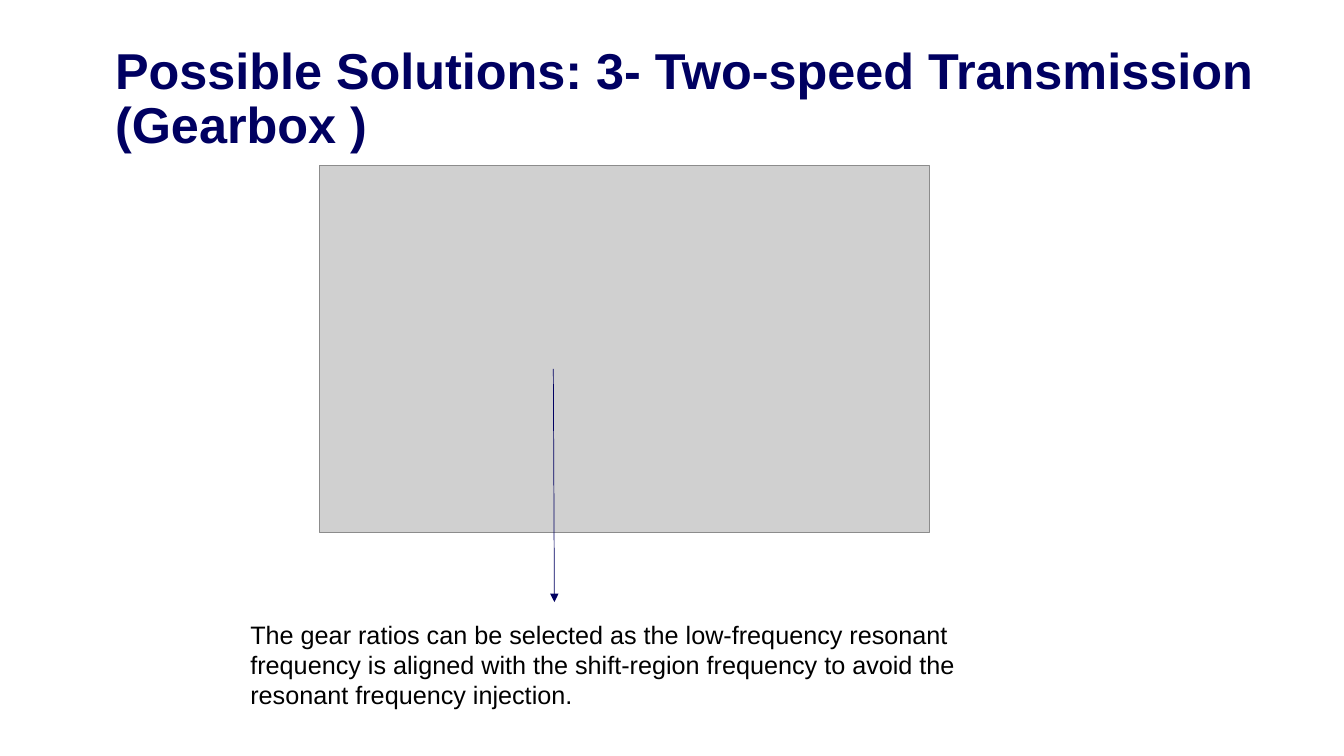
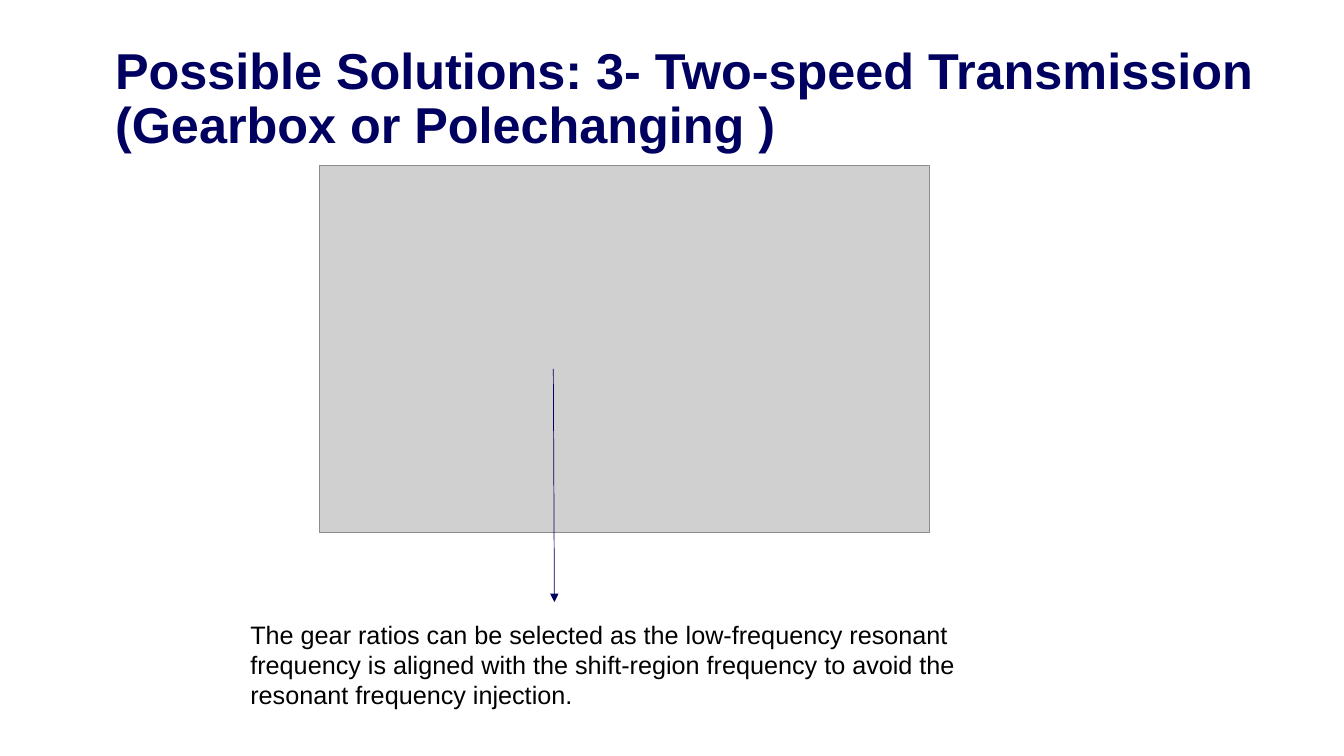
Before and after one commit to EnesAyaz/KTH, a slide deck: slide 16 of Weekly-Reports/HarmonicModellingInverter-Scania-2024.12.17.pptx. Drawn at 1344x756 pixels with LibreOffice and Linux fonts; fonts in the diff are those of the drawing; grey boxes stand for pictures; background and template pictures are left out. Boxes give left, top, right and bottom in pixels: in the first picture for what was removed or moved away, otherwise in the second. Text is boxed around its words. In the diff, an @@ line names an element or a change of style, - is before the commit and + after.

```diff
--- a/Weekly-Reports/HarmonicModellingInverter-Scania-2024.12.17.pptx
+++ b/Weekly-Reports/HarmonicModellingInverter-Scania-2024.12.17.pptx
@@ title at bbox=[115, 52, 1253, 153]: text changed @@
-Possible Solutions: 3- Two-speed Transmission (Gearbox )
+Possible Solutions: 3- Two-speed Transmission (Gearbox or Polechanging )
```
Also in this commit, not shown: 4 other slides changed, 3 other files.
